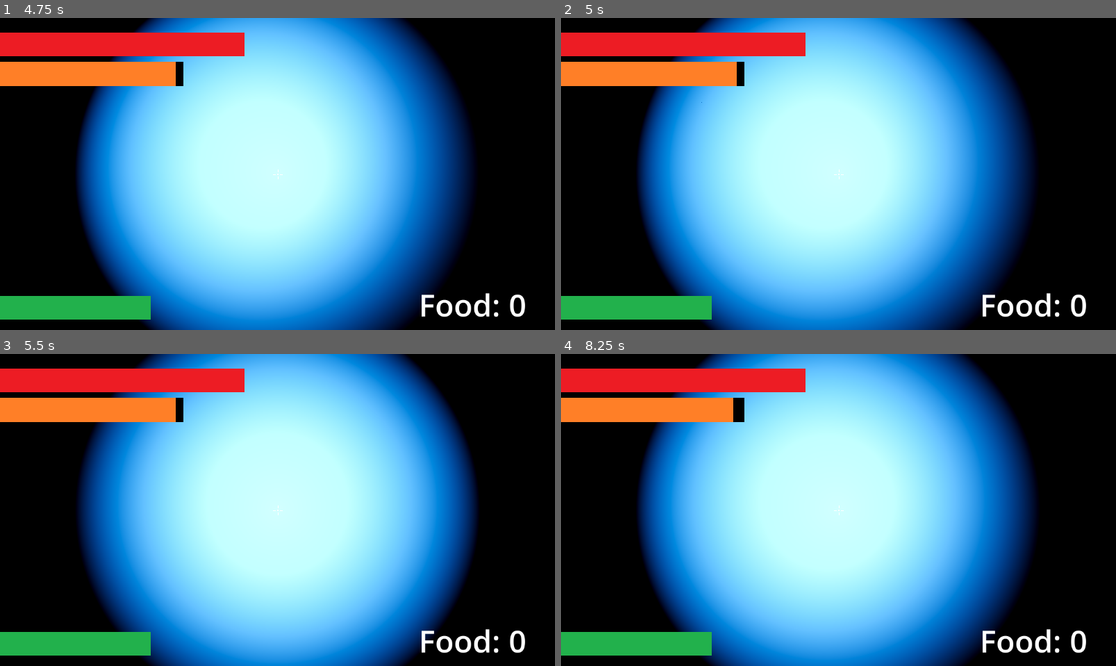
Above: before the commit, frames 1-4 (two rows, left to right).
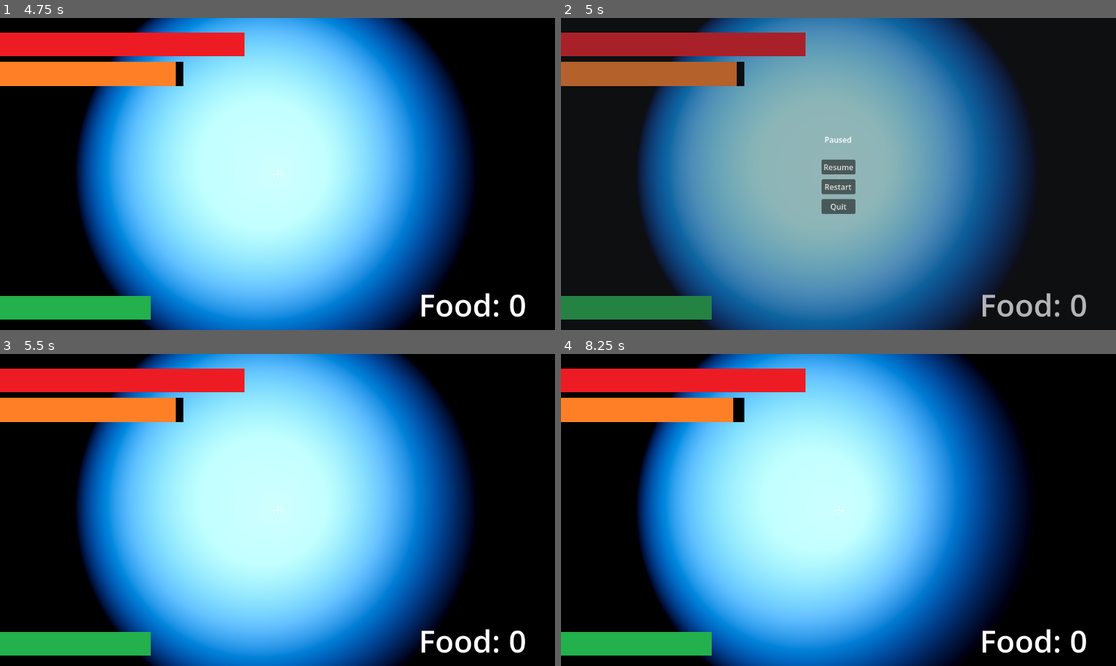
Above: after the commit, the same moments.

Repository: CrimsonGhost5/MedievalGame-Godot
Game: Godot game, scene res://Game UI/start_menu.tscn
Same seed, same stepped clock (60 frames per second), same inputs: the game is played once before the commit and once after it.
Inputs (mouse positions are in pixels of both pictures, inside the frame that each line leads up to):
- Up to frame 1 (4.75 s): click "Start" at 0.5 s; tap Enter at 1.25, 3.5 s; move the mouse to (305, 174) at 1.27 s; hold W (up) from 1.28 s (still down); tap Ctrl (crouch) at 1.35 s; tap Space at 2, 4.25 s; move the mouse to (249, 174) at 2.02 s; tap R (eat) at 2.1 s; move the mouse to (288, 167) at 2.77 s; tap E (interact) at 2.85 s; move the mouse to (271, 180) at 3.52 s; tap Shift (sprint) at 3.6 s; move the mouse to (316, 177) at 4.27 s; tap F (throw) at 4.35 s
- Up to frame 2 (5 s): keep holding W (up); tap Escape (ui_cancel) at 4.9 s
- Up to frame 3 (5.5 s): release W (up) at 5 s; click (277, 503) at 5 s, where only the run after the commit has a clickable "Resume"
- Up to frame 4 (8.25 s): tap Enter at 5.75 s; move the mouse to (794, 506) at 5.77 s; hold W (up) 5.78-7.28 s; tap Ctrl (crouch) at 5.85 s; tap Space at 6.5 s; move the mouse to (844, 510) at 6.52 s; tap R (eat) at 6.6 s; move the mouse to (816, 503) at 7.27 s; hold D (right) 7.28-8.03 s; tap E (interact) at 7.35 s; move the mouse to (866, 510) at 8.02 s; hold W (up) from 8.03 s (still down); hold Shift (sprint) from 8.03 s (still down)

Frame 1 is identical in both runs. In frame 2, 63% of the frame differs, in the area x 0-95%, y 0-100%; in frame 3, 29%; in frame 4, 30%.

Commit message:
Added a pause menu
It is a very basic pause menu once you you hit the escape key the game is paused.

You can resume your gameplay, restart the level, and quit back to the main menu.

Diff:
--- /dev/null
+++ b/GameFolder/Game UI/pause_menu.gd
@@ -0,0 +1,34 @@
+extends CanvasLayer
+
+@onready var start_menu =  preload("res://Game UI/start_menu.tscn")
+
+# Called when the node enters the scene tree for the first time.
+func _ready() -> void:
+	visible = false
+	get_tree().paused = false
+	process_mode = Node.PROCESS_MODE_ALWAYS
+	Input.set_mouse_mode(Input.MOUSE_MODE_VISIBLE)
+
+
+func _input(event: InputEvent) -> void:
+	if Input.is_action_just_pressed("ui_cancel"):
+		if get_tree().paused:
+			visible = false
+			get_tree().paused = false
+		else:
+			visible = true
+			get_tree().paused = true
+
+
+func _on_resume_pressed() -> void:
+	visible = false
+	get_tree().paused = false
+
+func _on_restart_pressed() -> void:
+	GameState.set_value("health", 100)
+	GameState.set_value("hunger", 100)
+	GameState.set_value("food", 0)
+	get_tree().reload_current_scene()
+
+func _on_quit_pressed() -> void:
+	get_tree().change_scene_to_file("res://Game UI/start_menu.tscn")
--- /dev/null
+++ b/GameFolder/Game UI/pause_menu.tscn
@@ -0,0 +1,52 @@
+[gd_scene format=3 uid="uid://g7vf63c6mufw"]
+
+[ext_resource type="Script" uid="uid://f42dn202lm66" path="res://Game UI/pause_menu.gd" id="1_7iis3"]
+
+[node name="PauseMenu" type="CanvasLayer" unique_id=1020740941]
+process_mode = 3
+script = ExtResource("1_7iis3")
+
+[node name="BackGround" type="ColorRect" parent="." unique_id=2058571022]
+anchors_preset = 15
+anchor_right = 1.0
+anchor_bottom = 1.0
+grow_horizontal = 2
+grow_vertical = 2
+color = Color(0.15294118, 0.16862746, 0.19607843, 0.34901962)
+
+[node name="CenterContainer" type="CenterContainer" parent="." unique_id=1048668178]
+anchors_preset = 15
+anchor_right = 1.0
+anchor_bottom = 1.0
+grow_horizontal = 2
+grow_vertical = 2
+
+[node name="VBoxContainer" type="VBoxContainer" parent="CenterContainer" unique_id=1762003904]
+layout_mode = 2
+theme_override_constants/separation = 10
+
+[node name="Label" type="Label" parent="CenterContainer/VBoxContainer" unique_id=629002809]
+layout_mode = 2
+text = "Paused"
+horizontal_alignment = 1
+vertical_alignment = 1
+
+[node name="Control" type="Control" parent="CenterContainer/VBoxContainer" unique_id=1444858855]
+custom_minimum_size = Vector2(0, 10)
+layout_mode = 2
+
+[node name="Resume" type="Button" parent="CenterContainer/VBoxContainer" unique_id=690267398]
+layout_mode = 2
+text = "Resume"
+
+[node name="Restart" type="Button" parent="CenterContainer/VBoxContainer" unique_id=1585744895]
+layout_mode = 2
+text = "Restart"
+
+[node name="Quit" type="Button" parent="CenterContainer/VBoxContainer" unique_id=911056720]
+layout_mode = 2
+text = "Quit"
+
+[connection signal="pressed" from="CenterContainer/VBoxContainer/Resume" to="." method="_on_resume_pressed"]
+[connection signal="pressed" from="CenterContainer/VBoxContainer/Restart" to="." method="_on_restart_pressed"]
+[connection signal="pressed" from="CenterContainer/VBoxContainer/Quit" to="." method="_on_quit_pressed"]
--- a/GameFolder/Levels/Maze_1.tscn
+++ b/GameFolder/Levels/Maze_1.tscn
@@ -16,6 +16,7 @@
 [ext_resource type="PackedScene" uid="uid://xeqfw356wo8k" path="res://Levels/stairs.tscn" id="12_vv3pg"]
 [ext_resource type="PackedScene" uid="uid://vxswb5r75j0w" path="res://Interactables/exit_level.tscn" id="13_oqkef"]
 [ext_resource type="PackedScene" uid="uid://bfs550d8o24m2" path="res://Interactables/sign.tscn" id="16_dcwl1"]
+[ext_resource type="PackedScene" uid="uid://g7vf63c6mufw" path="res://Game UI/pause_menu.tscn" id="17_hvdy1"]
 
 [sub_resource type="NavigationMesh" id="NavigationMesh_r72c7"]
 vertices = PackedVector3Array(-34.5, 0.017499924, -4, -31.5, 0.017499924, -4, -31.25, 0.017499924, -6.5, -34.75, 0.0174 …(6581 unchanged characters)…
@@ -95,8 +96,8 @@
 
 [node name="NPCs" type="Node3D" parent="." unique_id=665630493]
 
-[node name="NPC" parent="NPCs" unique_id=29989725 instance=ExtResource("7_swoll")]
-transform = Transform3D(1, 0, 0, 0, 1, 0, 0, 0, 1, 42.48844, 0.9171753, 31.934906)
+[node name="NPCArea" parent="NPCs" unique_id=1120903475 instance=ExtResource("7_swoll")]
+transform = Transform3D(1, 0, 0, 0, 1, 0, 0, 0, 1, 42.926514, 0.9071332, 32.085247)
 
 [node name="Doors" type="Node3D" parent="." unique_id=529918047]
 
@@ -557,10 +558,12 @@
 and other loot."
 
 [node name="Sprite3D2" parent="Signs/Sign4" index="5" unique_id=62140585]
-texture = SubResource("ViewportTexture_ueaco")
+texture = SubResource("ViewportTexture_oqkef")
 
 [node name="Sprite3D" parent="Signs/Sign4" index="7" unique_id=772846068]
-texture = SubResource("ViewportTexture_q1yaw")
+texture = SubResource("ViewportTexture_vlrk1")
+
+[node name="PauseMenu" parent="." unique_id=1020740941 instance=ExtResource("17_hvdy1")]
 
 [connection signal="level_changed" from="." to="NextLevel" method="_on_level_layout_level_changed"]
 
--- a/GameFolder/Levels/test_level.tscn
+++ b/GameFolder/Levels/test_level.tscn
@@ -13,6 +13,7 @@
 [ext_resource type="PackedScene" uid="uid://clysiwetdt610" path="res://Enemy/enemythehungry.tscn" id="11_lx7qo"]
 [ext_resource type="Script" uid="uid://cq6hk7f6e8q76" path="res://dialogue_export_resource.gd" id="12_dkv23"]
 [ext_resource type="Script" uid="uid://dge6cnp055o8x" path="res://dialogue_text_resource.gd" id="13_x458k"]
+[ext_resource type="PackedScene" uid="uid://g7vf63c6mufw" path="res://Game UI/pause_menu.tscn" id="14_x458k"]
 
 [sub_resource type="ProceduralSkyMaterial" id="ProceduralSkyMaterial_gojnm"]
 sky_horizon_color = Color(0.66224277, 0.6717428, 0.6867428, 1)
@@ -158,4 +159,6 @@
 override_position = Vector3(0, 0, 0)
 dialogue = Array[ExtResource("12_dkv23")]([SubResource("Resource_lrol0")])
 
+[node name="PauseMenu" parent="." unique_id=1020740941 instance=ExtResource("14_x458k")]
+
 [editable path="Sign"]
Not shown, added: GameFolder/Game UI/pause_menu.gd.uid
Not shown: 4 places in GameFolder/Levels/Maze_1.tscn that only renumber resources
